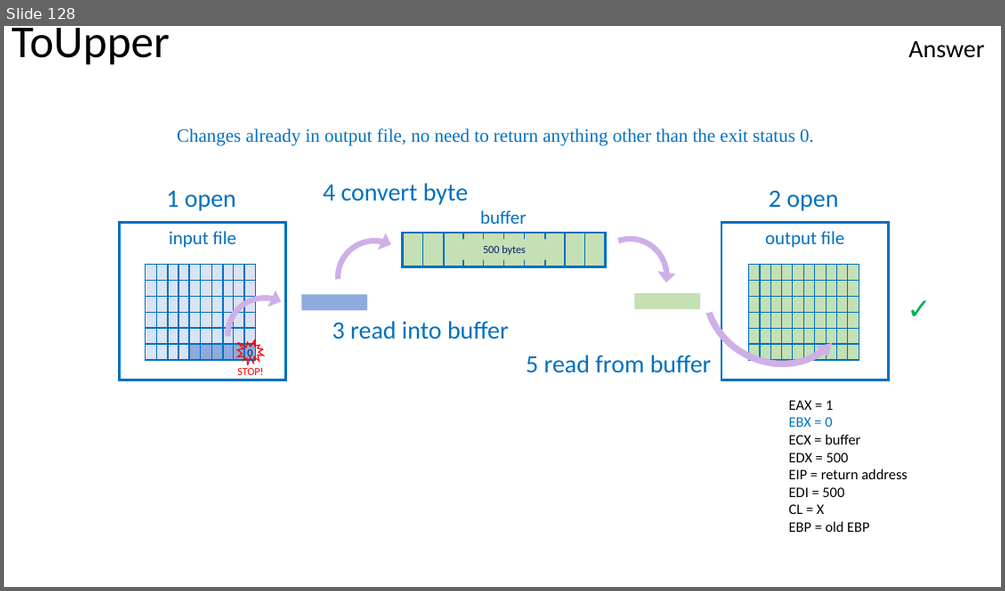
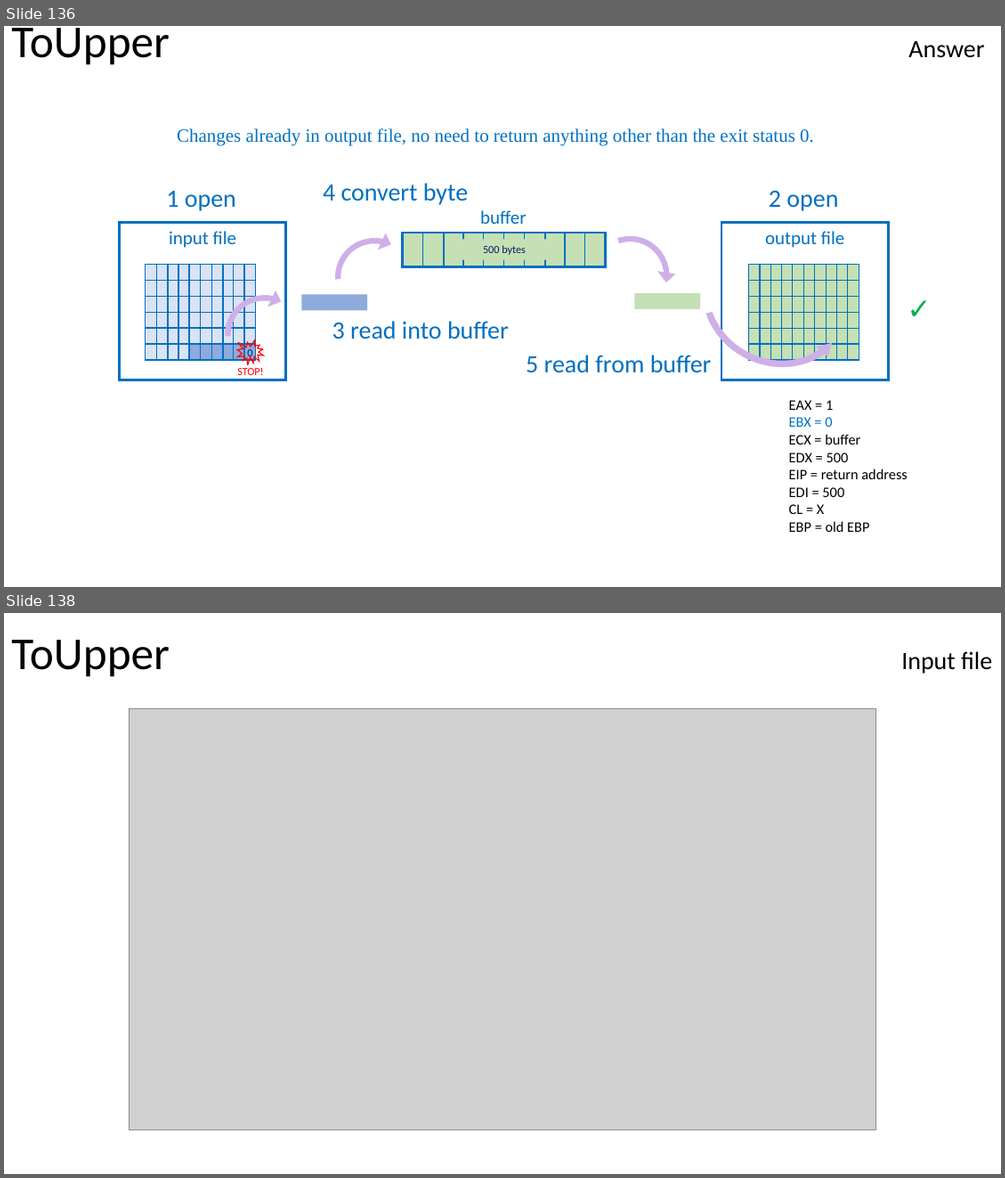
Before and after one commit to Jsalaz1989/x86-Assembly-ATT, a slide deck: toUpper/5.0 ToUpper.pptx. Shown one above the other, each under a label of ours: slide 128 before the commit, slides 136 and 138 after it; the slides between them are not shown. The pictures are 1005x591 and 1005x1178 pixels, drawn with LibreOffice and Linux fonts; fonts in the diff are those of the drawing; grey boxes stand for pictures. Boxes give left, top, right and bottom in pixels: in the first picture for what was removed or moved away, otherwise in the second. Text is boxed around its words. In the diff, an @@ line names an element or a change of style, - is before the commit and + after.

```diff
--- a/toUpper/5.0 ToUpper.pptx
+++ b/toUpper/5.0 ToUpper.pptx
@@ slide 138 added at box(4, 613, 1001, 1174), background #FFFFFF @@
@@ text added at box(11, 640, 992, 677), 24 pt, text #000000 @@
+ToUpper Input file
@@ picture added at box(129, 709, 877, 1129) @@
@@ what was slide 128 is now slide 136 @@
```
Also in this commit, not shown: 126 slides changed, 12 other slides added.
